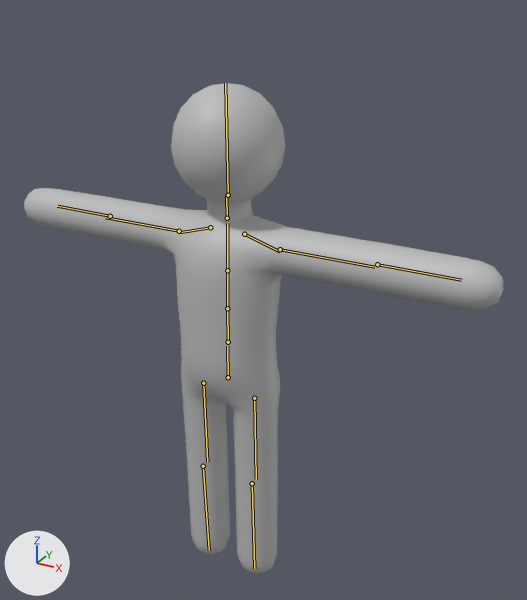
What one commit did to the FBX model Assets/Project/_chebuo/Models/human.fbx.
Before and after are seen from a 50 mm lens placed at (1.169, -1.871, 2.075), pointed at (0.04, 0.182, 1.049). Every picture has the same lights, and +X, +Y and +Z are marked at lower left. The first picture is the older version. The bones that change, and the others that lie on the model, are drawn over the model as lines.

The first picture shows 'SM_StickMan'.
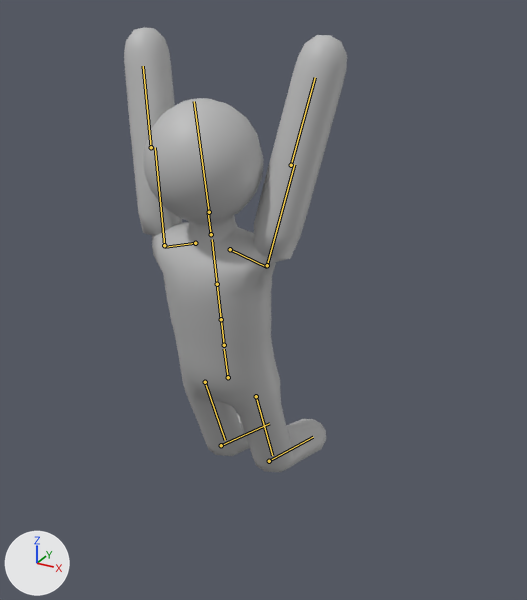
The newer file adds an action. The first version stands in its rest pose; the second is drawn at frame 31 of the action 'Armature|jump'.

Changed parts and their boxes [x1, y1, x2, y2] in the pictures (527 x 600 px):
'SM_StickMan', posed (53% narrower, 9% shorter)
    before: [24, 83, 503, 574]
    after: [124, 27, 347, 472]
bone 'Root', root to tip
    before: (228, 377) to (227, 346)
    after: (228, 377) to (224, 349)
bone 'Spine1', root to tip
    before: (227, 308) to (227, 270)
    after: (221, 319) to (217, 284)
bone 'LeftArm', root to tip
    before: (280, 249) to (375, 267)
    after: (267, 265) to (294, 164)
bone 'RightArm', root to tip
    before: (179, 231) to (105, 217)
    after: (164, 245) to (155, 147)
bone 'LeftUpLeg', root to tip
    before: (254, 398) to (256, 479)
    after: (256, 396) to (272, 455)
bone 'LeftLeg', root to tip
    before: (252, 483) to (254, 568)
    after: (269, 461) to (313, 437)
bone 'RightUpLeg', root to tip
    before: (203, 383) to (207, 462)
    after: (205, 382) to (225, 440)
bone 'RightLeg', root to tip
    before: (203, 466) to (209, 550)
    after: (221, 445) to (269, 423)

The edits, one by one:
Bone 'Root' (bone_root) turns from (0, 0, 0) to (10, 0, 0) degrees about its own x, y and z.
Bone 'Spine1' (bone_spine1) moves from (0.0, 0.0, 0.0) to (0.0, -2.0, -0.1).
Bone 'LeftArm' (bone_leftarm) turns from (0, 0, 0) to (80, 160, 0) degrees about its own x, y and z.
Bone 'RightArm' (bone_rightarm) turns from (0, 0, 0) to (81, -162, -2) degrees about its own x, y and z.
Bone 'LeftUpLeg' (bone_leftupleg) turns from (0, 0, 0) to (-10, 0, 0) degrees about its own x, y and z.
Bone 'LeftLeg' (bone_leftleg) turns from (0, 0, 0) to (-50, 0, 0) degrees about its own x, y and z.
Bone 'RightUpLeg' (bone_rightupleg) turns from (0, 0, 0) to (-10, 0, 0) degrees about its own x, y and z.
Bone 'RightLeg' (bone_rightleg) turns from (0, 0, 0) to (-50, 0, 0) degrees about its own x, y and z.
